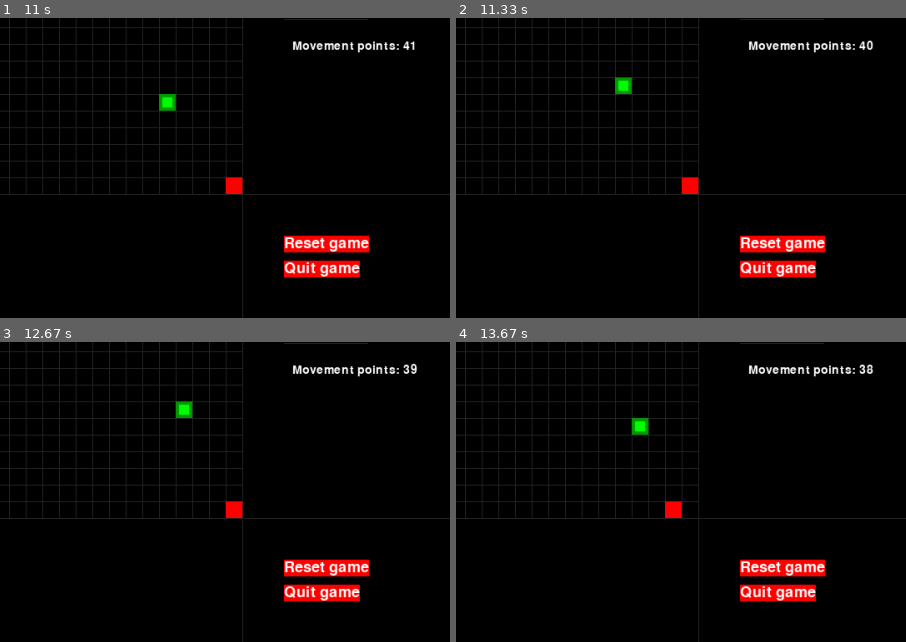
Above: before the commit, frames 1-4 (two rows, left to right).
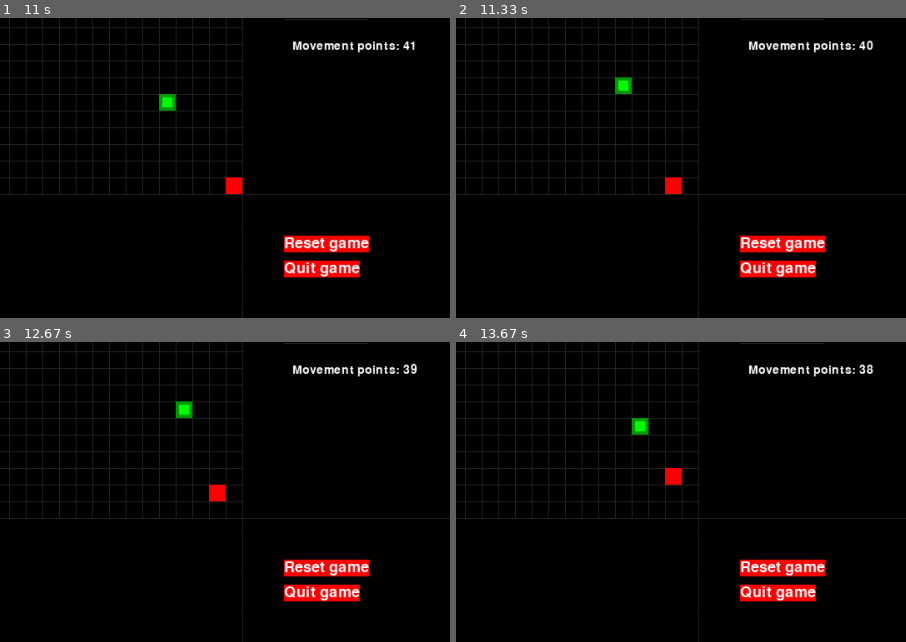
Above: after the commit, the same moments.

Repository: latived/ia2-p1
Game: pygame game, started from game.py
Two runs of this game, one before a commit and one after it. Both use one fixed random seed, a clock stepped at 60 frames per second and the inputs below.
Inputs:
- Up to frame 1 (11 s): tap Enter at 0.33 s; hold Left 0.67-1.2 s; hold Left 1.57-1.97 s; hold A 1.57-1.97 s; hold Right 2.57-3.2 s; hold D 2.57-3.2 s; hold Down 3.23-3.95 s; hold S 3.23-3.95 s; hold Right 4.87-5.72 s; hold D 4.87-5.72 s; hold Up 5.75-6.7 s; hold W 5.75-6.7 s; hold Right 6.73-7.75 s; hold D 6.73-7.75 s; hold Left 7.78-8.83 s; hold A 7.78-8.83 s; hold Down 8.87-9.95 s; hold S 8.87-9.95 s; hold Left from 9.98 s (still down); hold A from 9.98 s (still down)
- Up to frame 2 (11.33 s): release Left at 11.08 s; release A at 11.08 s; hold Up from 11.12 s (still down); hold W from 11.12 s (still down)
- Up to frame 3 (12.67 s): release Up at 12.23 s; release W at 12.23 s; hold Right from 12.27 s (still down); hold D from 12.27 s (still down)
- Up to frame 4 (13.67 s): release Right at 13.4 s; release D at 13.4 s; hold Down from 13.43 s (still down); hold S from 13.43 s (still down)
The pictures show only the part of the screen within x 32-82%, y 37-87%; the shares and areas given below are measured in that part.

Frame 1 is identical in both runs. In frame 2, 0.4% of the frame differs, in the area x 46-54%, y 53-59%; in frame 3, 0.5%, in the area x 46-54%, y 47-59%; in frame 4, 0.4%.

Commit message:
Fixed turn passing in invalid moves (off the board).

Diff:
--- a/game.py
+++ b/game.py
@@ -94,11 +94,17 @@
                 # move the dot in the direction it is moving, obviously
                 if move(direction, dotPlayer.position):  # only false at first game start
                     dotPlayer.movement_points -= 1
-                print("{}: ({}, {})".format(dotPlayer.name, dotPlayer.position['x'], dotPlayer.position['y']))
+                    print("{}: ({}, {})".format(dotPlayer.name, dotPlayer.position['x'], dotPlayer.position['y']))
+                else:
+                    print("Couldn't move. Try again.")
+                    continue
             else:
-                move(getRandomDirection(), npcPlayer.position)
-                npcPlayer.movement_points -= 1
-                print("{}: ({}, {})".format(npcPlayer.name, npcPlayer.position['x'], npcPlayer.position['y']))
+                if move(getRandomDirection(), npcPlayer.position):
+                    npcPlayer.movement_points -= 1
+                    print("{}: ({}, {})".format(npcPlayer.name, npcPlayer.position['x'], npcPlayer.position['y']))
+                else:
+                    print("Couldn't move. Try again.")
+                    continue
 
             if not dotTurn:
                 time.sleep(1)  # wait 1 second before npc moves
@@ -140,15 +146,16 @@
     # if try to move pass edges, stay at the actual cell
     if dotPosition['x'] == -1:
         dotPosition['x'] = 0
-
-    if dotPosition['y'] == -1:
+        return False
+    elif dotPosition['y'] == -1:
         dotPosition['y'] = 0
-
-    if dotPosition['x'] == CELLWIDTH:
+        return False
+    elif dotPosition['x'] == CELLWIDTH:
         dotPosition['x'] = CELLWIDTH - 1
-
-    if dotPosition['y'] == CELLHEIGHT:
+        return False
+    elif dotPosition['y'] == CELLHEIGHT:
         dotPosition['y'] = CELLHEIGHT - 1
+        return False
 
     return True
 
